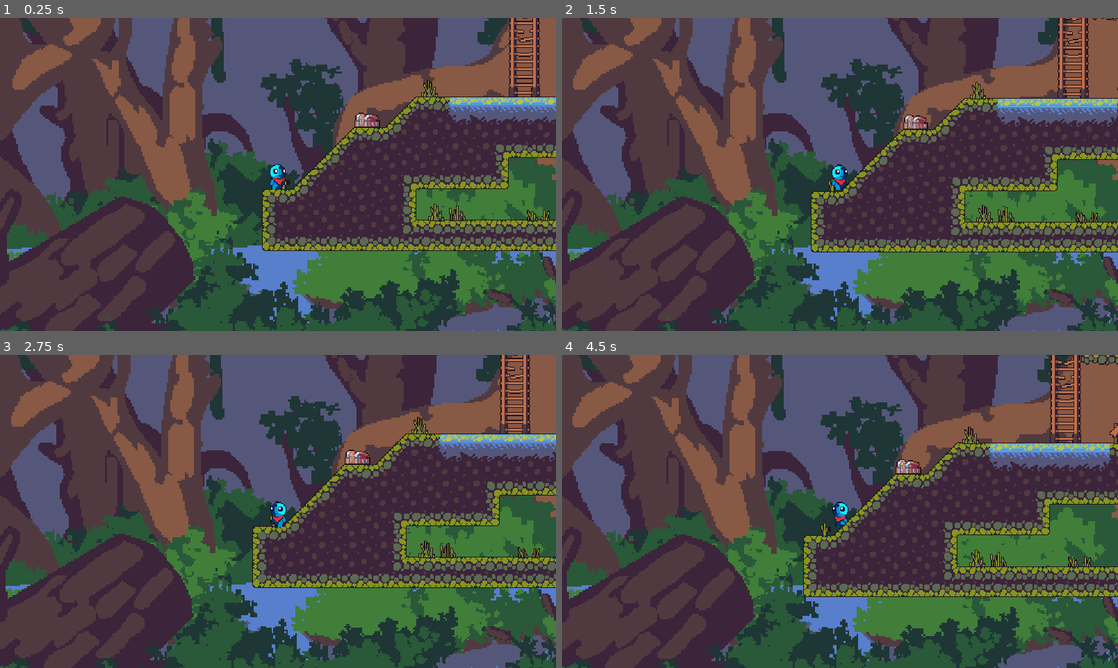
Above: before the commit, frames 1-4 (two rows, left to right).
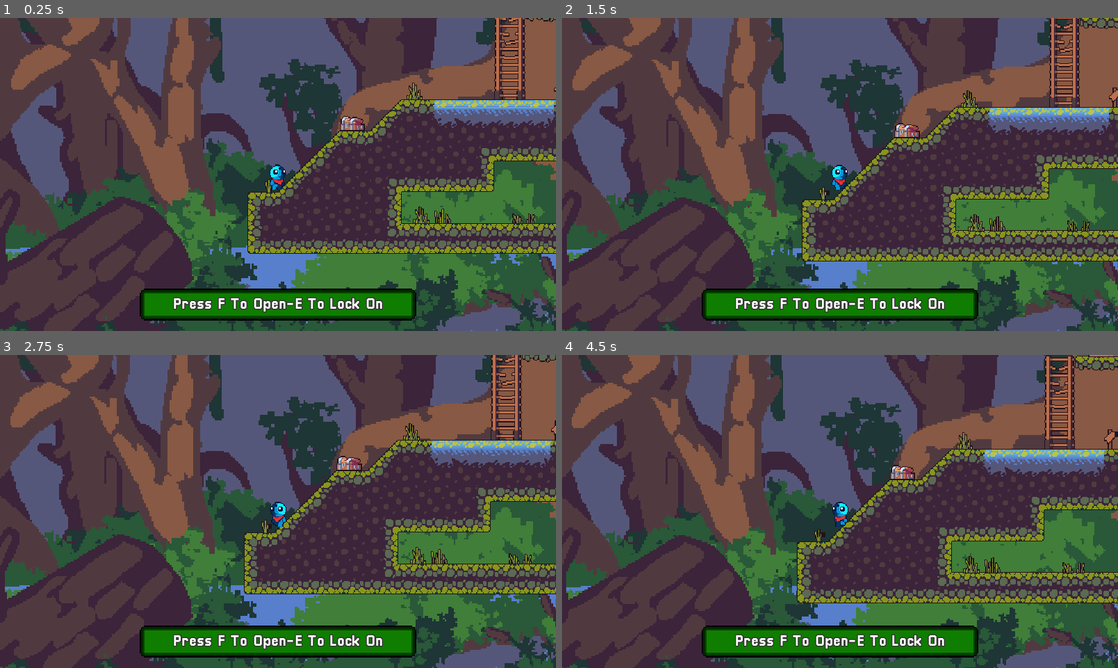
Above: after the commit, the same moments.

Repository: maktoobgar/chest_choose
Game: Godot game, scene res://scenes/levels/game.tscn
The game is run twice, just before and just after one commit, with the same random seed, the same clock (stepped at 60 frames per second) and the same inputs. The project has no main scene, so this scene is started directly.
Inputs (mouse positions are in pixels of both pictures, inside the frame that each line leads up to):
- Up to frame 1 (0.25 s): no input
- Up to frame 2 (1.5 s): tap F at 0.5, 1.25 s; move the mouse to (962, 158) at 0.52 s; hold Right (ui_right) from 0.53 s (still down); move the mouse to (728, 190) at 1.27 s
- Up to frame 3 (2.75 s): tap F at 2 s; move the mouse to (333, 442) at 2.02 s; release Right (ui_right) at 2.03 s; hold Left (ui_left) from 2.03 s (still down)
- Up to frame 4 (4.5 s): tap F at 2.75, 3.5, 4.25 s; move the mouse to (812, 574) at 2.77 s; release Left (ui_left) at 2.78 s; hold Right (ui_right) 2.78-4.28 s; move the mouse to (1006, 558) at 3.52 s; move the mouse to (673, 464) at 4.27 s; hold Left (ui_left) from 4.28 s (still down)

The runs differ from the first frame. In frame 1, 20% of the frame differs, in the area x 0-100%, y 0-100%; in frame 2, 22%; in frame 3, 21%; in frame 4, 21%.
Error in both runs: Invalid set index 'visible' (on base: 'null instance') with value of type 'bool'. (res://scripts/chest.gd:11)

Commit message:
❌ ui elemnts removed from dude scene,✅ ui elements added to the main test scene

Diff:
--- a/scenes/instances/dude.tscn
+++ b/scenes/instances/dude.tscn
@@ -13,7 +13,6 @@
 [ext_resource path="res://scripts/dude_physic_animation_state_machine.gd" type="Script" id=11]
 [ext_resource path="res://animations/characters/dude monster/Dude_Monster.png" type="Texture" id=12]
 [ext_resource path="res://animations/characters/dude monster/Dude_Monster_Attack1_4.png" type="Texture" id=13]
-[ext_resource path="res://scenes/instances/UI/dialog.tscn" type="PackedScene" id=14]
 
 [sub_resource type="RectangleShape2D" id=1]
 extents = Vector2( 3.24777, 12.0594 )
@@ -601,7 +600,7 @@
 
 [sub_resource type="AnimationNodeStateMachinePlayback" id=38]
 
-[node name="dude" type="KinematicBody2D"]
+[node name="player" type="KinematicBody2D"]
 script = ExtResource( 11 )
 
 [node name="collision" type="CollisionShape2D" parent="."]
@@ -645,11 +644,6 @@
 "_edit_lock_": true
 }
 
-[node name="cameraCanvas" type="CanvasLayer" parent="."]
-
-[node name="dialog" parent="cameraCanvas" instance=ExtResource( 14 )]
-visible = false
-
 [node name="background" type="ParallaxBackground" parent="."]
 
 [node name="backgroundLayer" type="ParallaxLayer" parent="background"]
--- a/scenes/levels/game.tscn
+++ b/scenes/levels/game.tscn
@@ -41,6 +41,8 @@
 [ext_resource path="res://single-sprites/objects/Boxes/3.png" type="Texture" id=39]
 [ext_resource path="res://single-sprites/objects/Boxes/6.png" type="Texture" id=40]
 [ext_resource path="res://scenes/instances/mouse.tscn" type="PackedScene" id=41]
+[ext_resource path="res://scenes/instances/UI/ui.tscn" type="PackedScene" id=42]
+[ext_resource path="res://scenes/instances/UI/dialog.tscn" type="PackedScene" id=43]
 
 [sub_resource type="ConvexPolygonShape2D" id=1]
 points = PoolVector2Array( 32, 32, 0, 32, 0, 0, 32, 0 )
@@ -1556,10 +1558,16 @@
 format = 1
 tile_data = PoolIntArray( 4522285, 0, 0 )
 
-[node name="dude" parent="." instance=ExtResource( 2 )]
-position = Vector2( 16.6378, 268.184 )
-
 [node name="chest" parent="." instance=ExtResource( 1 )]
 position = Vector2( 96, 192 )
 
-[node name="mouse" parent="." instance=ExtResource( 41 )]
+[node name="player" parent="." instance=ExtResource( 2 )]
+position = Vector2( 32, 256 )
+
+[node name="cameraCanvas" type="CanvasLayer" parent="."]
+
+[node name="dialog" parent="cameraCanvas" instance=ExtResource( 43 )]
+
+[node name="ui" parent="cameraCanvas" instance=ExtResource( 42 )]
+
+[node name="mouse" parent="cameraCanvas" instance=ExtResource( 41 )]
Not shown: 1 places in scenes/instances/dude.tscn that only renumber resources
Not shown: 1 places in scenes/levels/game.tscn that only renumber resources
